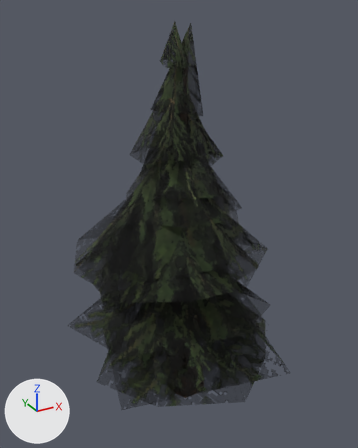
The FBX model Assets/Art/Models/prop/tree_set/tree_1.fbx, before and after one commit.
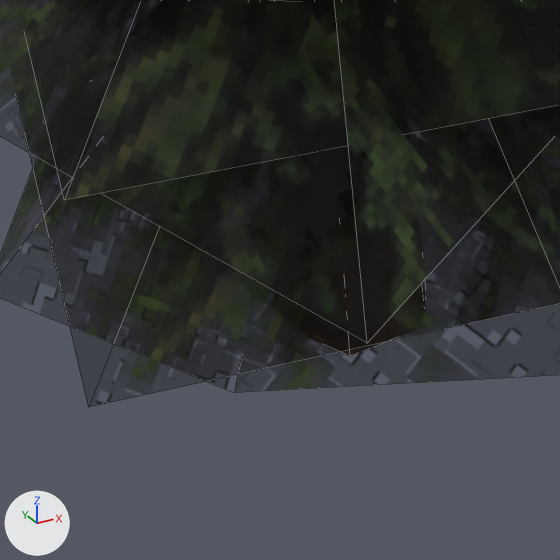
Old and new are each drawn whole from a 50 mm camera at (-10.86, -20.67, 10.95) aimed at (-4.75, -9.56, 5.39) and again close up on the part from 28% to 66% of the width and 69% to 100% of the height. The axes (+X, +Y, +Z) are drawn at lower left. The lights are the same throughout. The close-ups show mesh edges as thin lines. Where no turn or scale is listed for an object, it has been applied to the vertices.

Script lines for the objects in view, before the commit:
```python
me_cube_015 = bpy.data.meshes.new('Cube.015')
me_cube_015.from_pydata(...)  # 124 vertices, 108 faces; spans x -3.3..3.03, y -2.95..2.97, z 0.0..10.65
me_cube_015.materials.append(mat_tree)
ob_tree_1 = bpy.data.objects.new('tree_1', me_cube_015)
ob_tree_1.location = (-4.653, -9.883, 0.0)
```
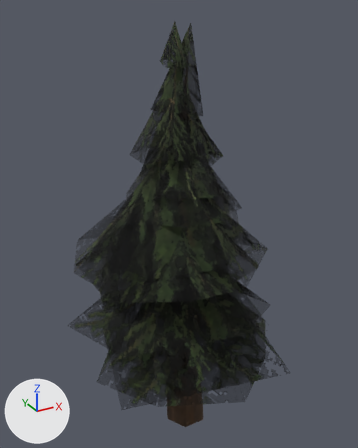
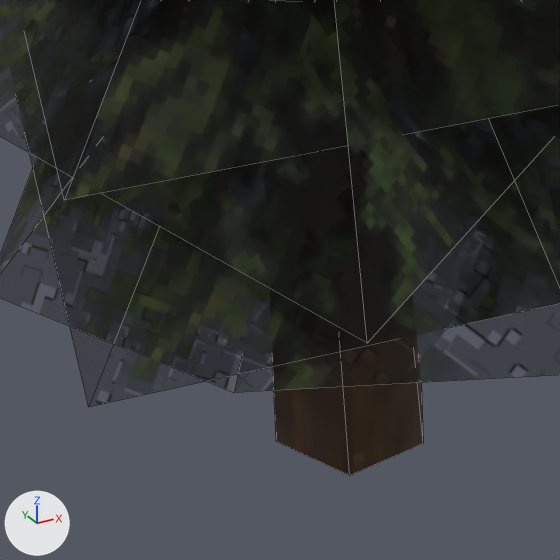
The newer file is also turned or shifted as a whole; pictures and numbers use the older file's frame.

Changed parts and their boxes [x1, y1, x2, y2] in the close-ups (560 x 560 px; the box of a moved part takes in the faces that stretch with it):
```json
{"object": "tree_1", "change": "reshaped", "before": [0, 0, 560, 407], "after": [0, 0, 560, 476]}
{"part": 1, "of": "me_cube_015", "change": "moved or reshaped", "before": [306, 182, 426, 356], "after": [272, 182, 423, 476]}
```

Edits to the scene script, one JSON object a line:
```json
{"block": "me_cube_015", "where": "me_cube_015.from_pydata(...)  # 124 vertices, 108 faces; spans x -3.3..3.03, y -2.95..2.97, z 0.0..10.65"}
{"block": "me_cube_015", "where": "# used by ob_tree_1; location = (-4.653, -9.883, 0.0)"}
{"block": "me_cube_015", "change": "me_cube_015 part 1: the loose piece of 25 vertices spanning x -0.82..0.64, y -0.58..0.58, z 0.0..10.31 is scaled about its middle by (1, 1, 1.07), then moved by (0.0, 0.0, -0.82)"}
```
